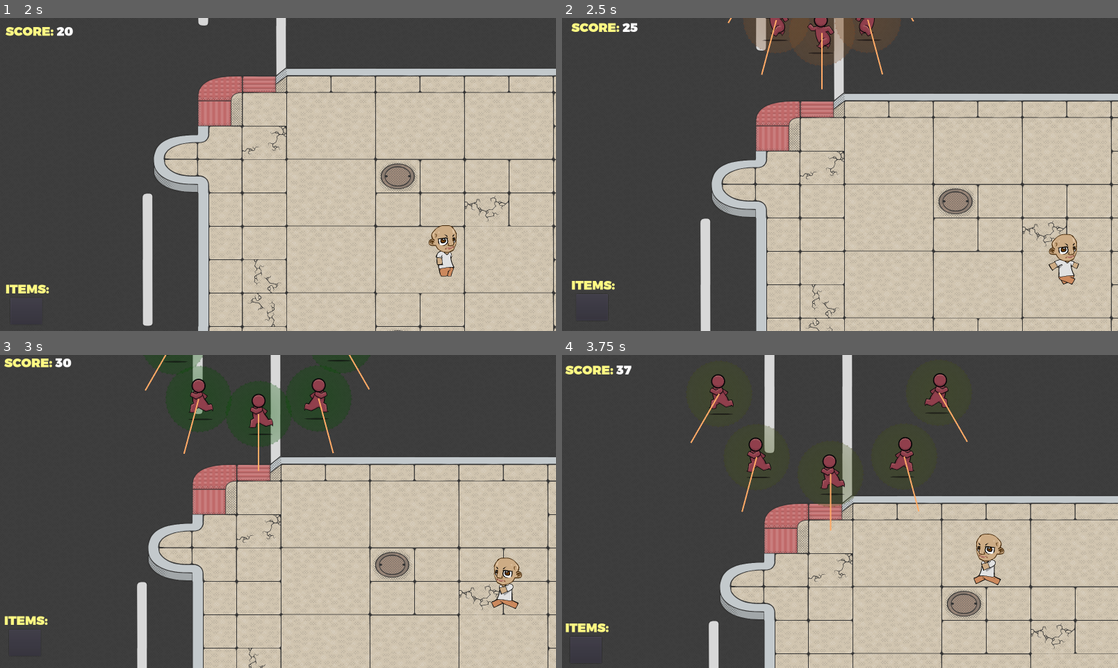
Above: before the commit, frames 1-4 (two rows, left to right).
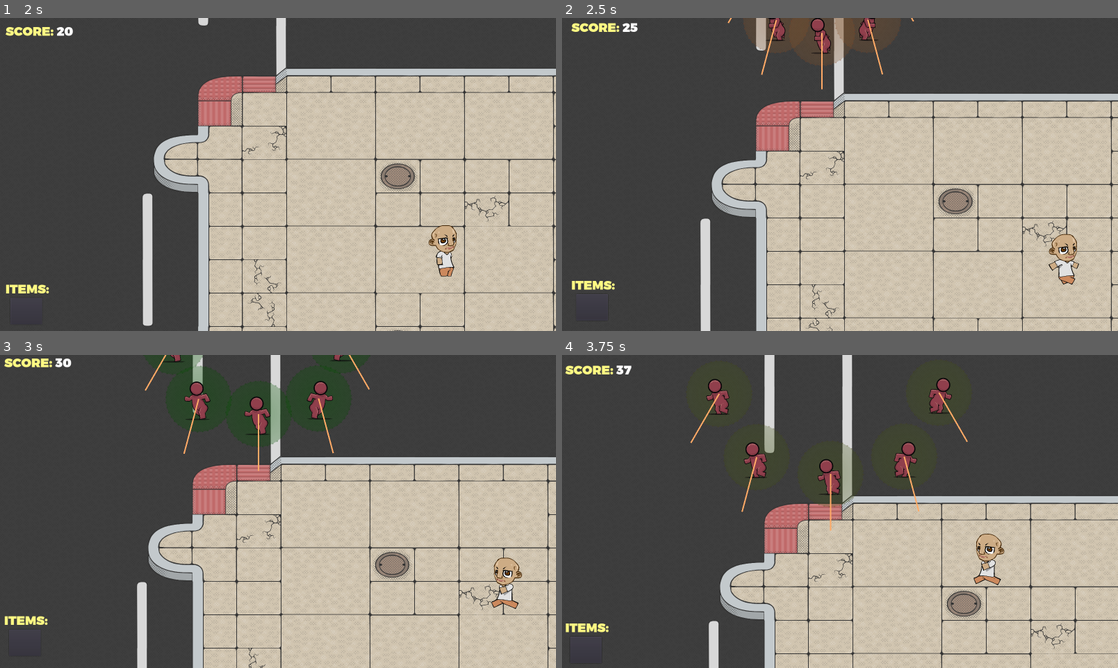
Above: after the commit, the same moments.

Repository: Mochiballz/Social_Distance_Simulator
Game: Godot game, scene res://Scenes/World.tscn
Two runs of this game, one before a commit and one after it. Both use one fixed random seed, a clock stepped at 60 frames per second and the inputs below. The engine's default icon, where the game draws it, is replaced by a stand-in: a white triangle on a blue panel in a dark square.
Inputs (mouse positions are in pixels of both pictures, inside the frame that each line leads up to):
- Up to frame 1 (2 s): move the mouse to (400, 158) at 0.52 s; hold Right (ui_right) 0.53-1.28 s; click (400, 158) at 0.67 s; move the mouse to (166, 190) at 1.27 s; hold Down (ui_down) from 1.28 s (still down)
- Up to frame 2 (2.5 s): move the mouse to (895, 105) at 2.02 s; release Down (ui_down) at 2.03 s; hold Right (ui_right) from 2.03 s (still down)
- Up to frame 3 (3 s): move the mouse to (250, 574) at 2.77 s; release Right (ui_right) at 2.78 s; hold Up (ui_up) from 2.78 s (still down); click (250, 574) at 2.92 s
- Up to frame 4 (3.75 s): move the mouse to (1006, 558) at 3.52 s; release Up (ui_up) at 3.53 s; hold Left (ui_left) from 3.53 s (still down)

Frame 1 is identical in both runs. In frame 2, 0.4% of the frame differs, in the area x 36-58%, y 0-12%; in frame 3, 0.8%; in frame 4, 1.4%, in the area x 26-71%, y 5-45%.

Commit message:
Removed old template parsing methods, added more consolidated function

Diff:
--- a/Scenes/Infected.tscn
+++ b/Scenes/Infected.tscn
@@ -46,7 +46,7 @@
 scale = Vector2( 0.4, 0.4 )
 frames = ExtResource( 1 )
 animation = "run"
-frame = 2
+frame = 6
 playing = true
 
 [node name="CollisionShape2D" type="CollisionShape2D" parent="."]
--- a/Scripts/Timeline.gd
+++ b/Scripts/Timeline.gd
@@ -70,36 +70,6 @@
 	func add_entities(list):
 		for e in list:
 			self.add_entity(e)
-
-	func add_infected(s : float, n : int, b, f, o : int, sp : Array, st : float, e : float = -1, d : float = 0.0, atp : bool = false):
-		var infected_template = EntityTemplate.new()
-		infected_template.speed = s
-		infected_template.entity_number = n
-		infected_template.behavior = b
-		infected_template.formation = f
-		infected_template.odds = o
-		infected_template.spawners = sp
-		infected_template.spawn_rate_start = st
-		infected_template.spawn_rate_end = st if e == -1 else e
-		infected_template.spawn_delay = d
-		infected_template.aim_to_player = atp
-
-		in_queue.push_back(infected_template)
-
-	func add_item(s : float, n : int, b, f, o : int, sp : Array, st: float, e : float = -1, d : float = 0.0, atp : bool = false):
-		var item_template = EntityTemplate.new()
-		item_template.speed = s
-		item_template.entity_number = n
-		item_template.behavior = b
-		item_template.formation = f
-		item_template.odds = o
-		item_template.spawners = sp
-		item_template.spawn_rate_start = st
-		item_template.spawn_rate_end = st if e == -1 else e
-		item_template.spawn_delay = d
-		item_template.aim_to_player = atp
-
-		it_queue.push_back(item_template)
 
 	func infected_odds_total():
 		var odds_total = 0
@@ -199,45 +169,3 @@
 
 	round_0_test.add_entities(entity_list_test_0)
 	round_queue = [ round_0_test ]
-
-
-
-	# Round 0 + Item
-	var round_0_infected = [
-#        Speed   Number   Behavior               Formation                 Odds   Spawners             Rate Start   Rate End   Delay   AtP
-		[300,    1,       single_state.LINEAR,   group_state.WAVE_RANDOM,  4,     reduced_spawnpoints, 0.2,         0.3,       0.0,    false],
-		[400,    1,       single_state.LINEAR,   group_state.WAVE_STATIC,  4,     reduced_spawnpoints, 0.5,         1.0,       0.0,    true],
-	]
-	var item = [
-		[0,      1,       single_state.LINEAR,   group_state.WAVE_STATIC,  1,     spawnpoint_range,    2.0,        2.0]
-
-	]
-
-	var items = [
-		[0,      1,       single_state.LINEAR,   group_state.WAVE_STATIC,  1,     spawnpoint_range,    2.0,        2.0],
-		[0,      1,       single_state.LINEAR,   group_state.WAVE_STATIC,  1,     spawnpoint_range,    5.0,        5.0]
-
-	]
-
-	# Round 1
-	var round_1_infected = [
-		[300,    1,       single_state.LINEAR,   group_state.WAVE_STATIC,  4,     spawnpoint_range,    0.6,         1.0,       0.0,    false],
-		[300,    1,       single_state.CURVE,    group_state.WAVE_STATIC,  3,     spawnpoint_range,    1.0,         3.0,       0.0,    true],
-		[220,    1,       single_state.LOOP,     group_state.WAVE_RANDOM,  3,     spawnpoint_range,    1.0,         1.0,       0.0,    false],
-#		[220,    3,       single_state.LINEAR,   group_state.WAVE_DIVERGE, 2,     spawnpoint_range,    1.0,         1.0,       0.0,    true]
-	]
-
-	# Round 2
-	var round_2_infected = [
-		[220,    5,       single_state.SINUSOID, group_state.WAVE_DIVERGE, 1,     spawnpoint_range,    4.0,         4.0,       0.0,    false]
-	]
-
-#	round_queue = [ round_0, round_1, round_2 ]
-	var round_infected = [ round_0_infected, round_1_infected, round_2_infected ]
-	var round_item = [ item, item, item ]
-
-#	for i in range(round_queue.size()):
-#		for j in round_infected[i]:
-#			round_queue[i].add_infected(j[0], j[1], j[2], j[3], j[4], j[5], j[6], j[7], j[8], j[9])
-#		for k in round_item[i]:
-#			round_queue[i].add_item(k[0], k[1], k[2], k[3], k[4], k[5], k[6], k[7])
